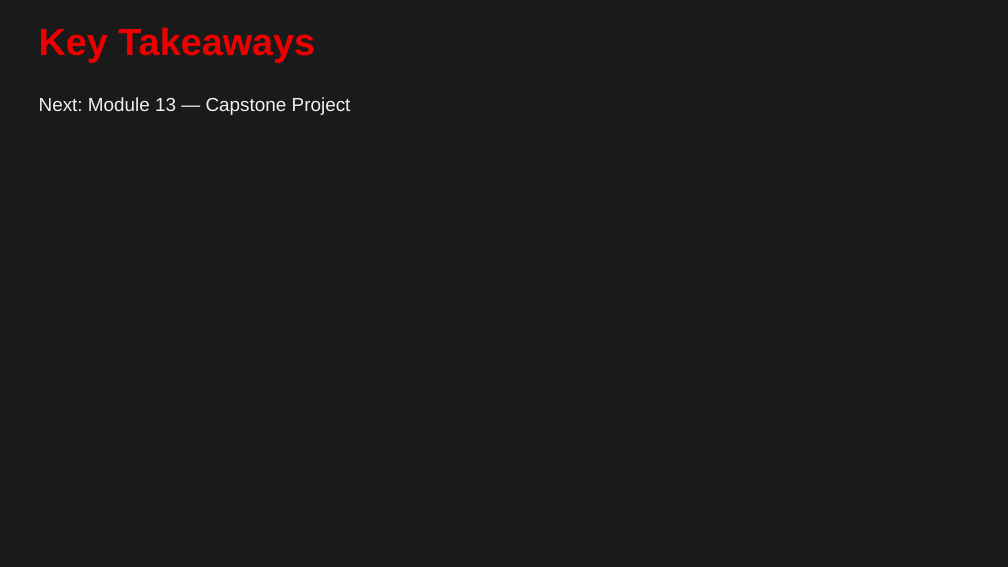
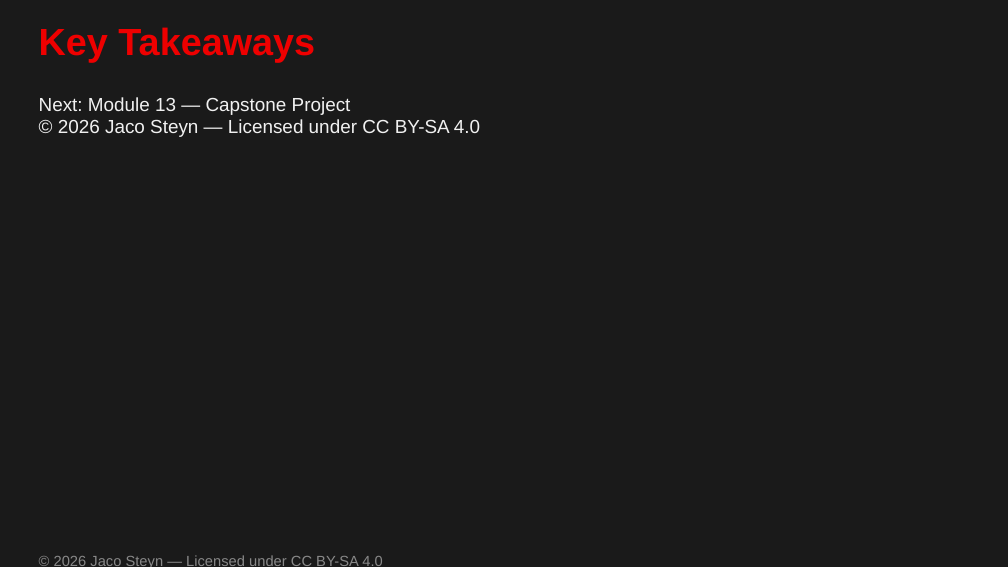
Before and after one commit to UncleJS/course_firewalld, a slide deck: slide 36 of slides/12-direct-rules-and-advanced-nftables.odp. Drawn at 1008x567 pixels with LibreOffice and Linux fonts; fonts in the diff are those of the drawing. Boxes give left, top, right and bottom in pixels: in the first picture for what was removed or moved away, otherwise in the second. Text is boxed around its words. In the diff, an @@ line names an element or a change of style, - is before the commit and + after.

```diff
--- a/slides/12-direct-rules-and-advanced-nftables.odp
+++ b/slides/12-direct-rules-and-advanced-nftables.odp
@@ text at [58,119,480,137]: paragraph added @@
+© 2026 Jaco Steyn — Licensed under CC BY-SA 4.0
@@ text added at [54,555,382,567], 14 pt, text #888888 @@
+© 2026 Jaco Steyn — Licensed under CC BY-SA 4.0
```
Also in this commit, not shown: 36 other slides changed, 33 other files.
